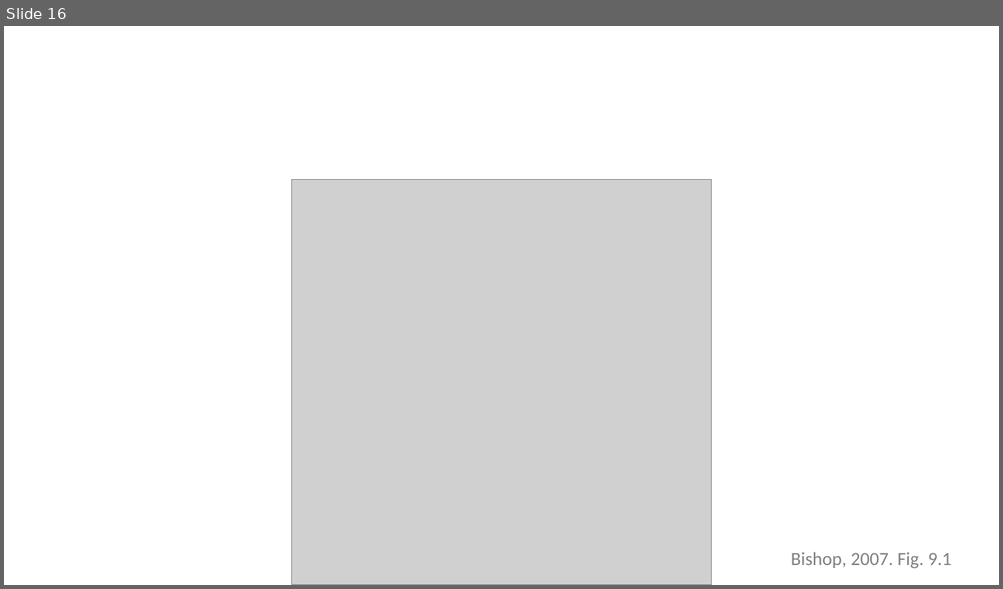
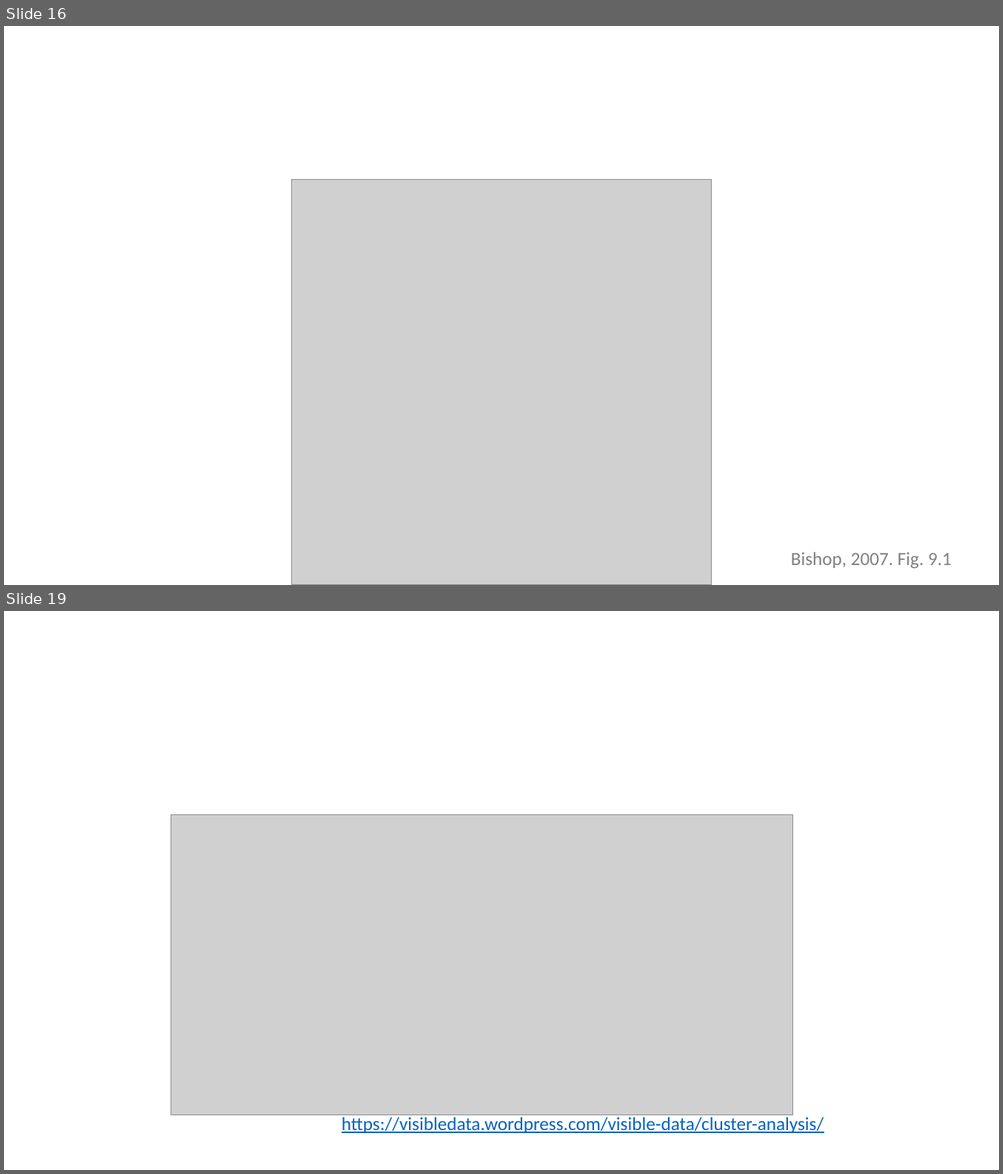
Before and after one commit to mathphysmx/teaching-ml, a slide deck: slides/04_ML_K-Means.pptx. Shown one above the other, each under a label of ours: slide 16 before the commit, slides 16 and 19 after it; the slides between them are not shown. The pictures are 1003x589 and 1003x1174 pixels, drawn with LibreOffice and Linux fonts; fonts in the diff are those of the drawing; grey boxes stand for pictures. Boxes give left, top, right and bottom in pixels: in the first picture for what was removed or moved away, otherwise in the second. Text is boxed around its words. In the diff, an @@ line names an element or a change of style, - is before the commit and + after.

```diff
--- a/slides/04_ML_K-Means.pptx
+++ b/slides/04_ML_K-Means.pptx
@@ slide 19 added at (x1=4, y1=611, x2=999, y2=1170), background #FFFFFF @@
@@ picture added at (x1=171, y1=815, x2=793, y2=1116) @@
@@ text added at (x1=341, y1=1115, x2=823, y2=1133), 18 pt, text #0563C1, underline @@
+https://visibledata.wordpress.com/visible-data/cluster-analysis/
```
Also in this commit, not shown: 2 slides changed, 15 other slides added, 3 other files.
